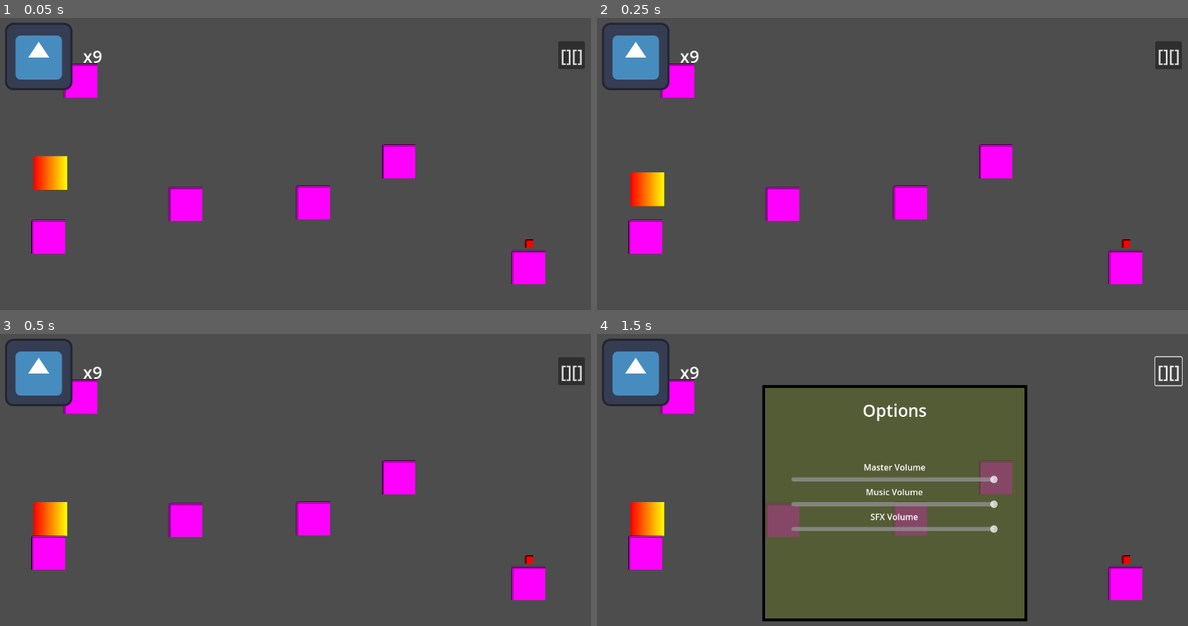
Above: before the commit, frames 1-4 (two rows, left to right).
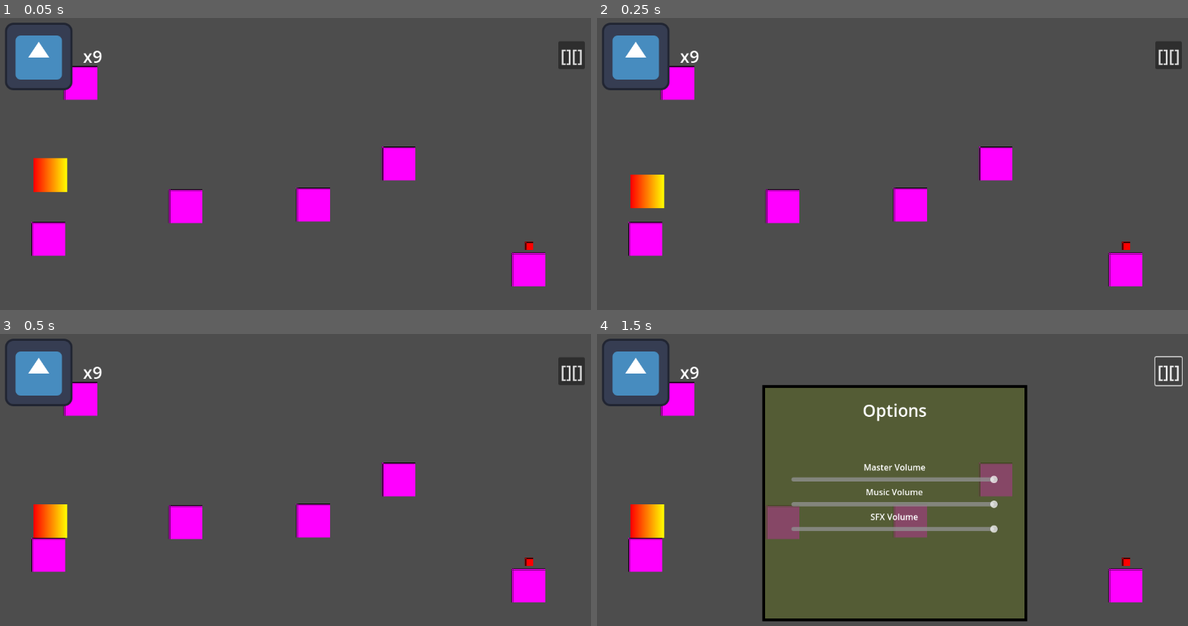
Above: after the commit, the same moments.

Repository: tiffit/SlimeLives
Game: Godot game, scene res://game_main.tscn
Two runs of this game, one before a commit and one after it. Both use one fixed random seed, a clock stepped at 60 frames per second and the inputs below. The engine's default icon, where the game draws it, is replaced by a stand-in: a white triangle on a blue panel in a dark square.
Inputs:
- Up to frame 1 (0.05 s): no input
- Up to frame 2 (0.25 s): no input
- Up to frame 3 (0.5 s): no input
- Up to frame 4 (1.5 s): click "[][]" at 0.5 s; tap Enter at 1.25 s; hold D (move_right) from 1.28 s (still down)

The runs differ from the first frame. In frame 1, 0.9% of the frame differs, in the area x 5-93%, y 15-92%; in frame 2, 0.9%; in frame 3, 0.8%; in frame 4, 0.6%.

Commit message:
Added going to the next level and camera movement

Diff:
--- a/entities/end_point.gd
+++ b/entities/end_point.gd
@@ -1,6 +1,12 @@
 class_name EndPoint extends Entity
+
+
+var game_main: GameMain
+
+func _ready() -> void:
+	game_main = get_node("/root/GameMain")
 
 
 func _on_player_entered(body: Node2D) -> void:
 	if body is Character:
-		print("win")
+		game_main.load_next_level()
--- a/game_main.gd
+++ b/game_main.gd
@@ -1 +1,24 @@
-extends Node2D
+class_name GameMain extends Node2D
+
+@export var levels: Array[PackedScene] = []
+# If set, the level loaded will always be this level
+@export var force_level: PackedScene = null
+
+var level_index: int = -1
+var current_level: Level = null
+
+func _ready() -> void:
+	load_next_level()
+
+func load_next_level():
+	if current_level:
+		current_level.queue_free()
+	level_index += 1
+
+	if level_index >= levels.size():
+		level_index = 0
+
+	var next_level_scene: PackedScene = force_level if force_level else levels[level_index]
+	current_level = next_level_scene.instantiate()
+	current_level.name = "Level"
+	add_child(current_level)
--- a/game_main.tscn
+++ b/game_main.tscn
@@ -1,14 +1,14 @@
-[gd_scene load_steps=5 format=3 uid="uid://m7gbndc4ljw5"]
+[gd_scene load_steps=6 format=3 uid="uid://m7gbndc4ljw5"]
 
 [ext_resource type="Script" uid="uid://dk4jl6v1yleau" path="res://game_main.gd" id="1_lbacn"]
 [ext_resource type="PackedScene" uid="uid://cogtyy15mq15c" path="res://level/instances/level_test.tscn" id="1_r2uep"]
 [ext_resource type="PackedScene" path="res://ui.tscn" id="2_tjf8n"]
 [ext_resource type="PackedScene" path="res://options_menu.tscn" id="3_3ticj"]
+[ext_resource type="PackedScene" uid="uid://vifd5y7ef55p" path="res://level/instances/level_test_big.tscn" id="3_hyuye"]
 
 [node name="GameMain" type="Node2D"]
 script = ExtResource("1_lbacn")
-
-[node name="Level" parent="." instance=ExtResource("1_r2uep")]
+levels = Array[PackedScene]([ExtResource("1_r2uep"), ExtResource("3_hyuye")])
 
 [node name="GameUI" type="CanvasLayer" parent="."]
 
--- /dev/null
+++ b/level/instances/level_test_big.tscn
@@ -0,0 +1,42 @@
+[gd_scene load_steps=5 format=3 uid="uid://vifd5y7ef55p"]
+
+[ext_resource type="PackedScene" uid="uid://cgm53ymxlq3vc" path="res://level/level.tscn" id="1_dtyoc"]
+[ext_resource type="PackedScene" uid="uid://d36mkbo8wp7b6" path="res://entities/spawn_point.tscn" id="2_aenlh"]
+[ext_resource type="PackedScene" uid="uid://voxgl40mko7a" path="res://platforms/platform.tscn" id="3_dpoah"]
+[ext_resource type="PackedScene" uid="uid://ew2thp3ltsmj" path="res://entities/end_point.tscn" id="4_jcic4"]
+
+[node name="LevelTest" instance=ExtResource("1_dtyoc")]
+level_width = 150
+
+[node name="SpawnPoint" parent="." index="1" instance=ExtResource("2_aenlh")]
+position = Vector2(107, 295)
+
+[node name="Platform" parent="." index="2" instance=ExtResource("3_dpoah")]
+position = Vector2(103, 418)
+
+[node name="Platform2" parent="." index="3" instance=ExtResource("3_dpoah")]
+position = Vector2(363, 356)
+
+[node name="Platform3" parent="." index="4" instance=ExtResource("3_dpoah")]
+position = Vector2(164, 122)
+
+[node name="Platform4" parent="." index="5" instance=ExtResource("3_dpoah")]
+position = Vector2(605, 353)
+
+[node name="Platform5" parent="." index="6" instance=ExtResource("3_dpoah")]
+position = Vector2(767, 275)
+
+[node name="Platform6" parent="." index="7" instance=ExtResource("3_dpoah")]
+position = Vector2(1013, 476)
+
+[node name="EndPoint" parent="." index="8" instance=ExtResource("4_jcic4")]
+position = Vector2(2026, 346)
+
+[node name="Platform7" parent="." index="9" instance=ExtResource("3_dpoah")]
+position = Vector2(1753, 412)
+
+[node name="Platform8" parent="." index="10" instance=ExtResource("3_dpoah")]
+position = Vector2(1494, 452)
+
+[node name="Platform9" parent="." index="11" instance=ExtResource("3_dpoah")]
+position = Vector2(1230, 478)
--- a/level/level.gd
+++ b/level/level.gd
@@ -4,11 +4,13 @@
 @export var level_height: int = 40
 const tile_size: int = 16
 
+var camera: Camera2D
 var character: Character = null
 var level_bounds: Rect2 = Rect2()
 
 func _ready() -> void:
 	level_bounds = Rect2(0, 0, level_width*tile_size, level_height*tile_size)
+	camera = get_node("Camera2D")
 	respawn_character()
 
 func _process(delta: float) -> void:
@@ -16,6 +18,19 @@
 		if character.position.y > level_bounds.end.y + tile_size*2:
 			character.kill(Character.KillReason.BOUNDS)
 			respawn_character()
+
+	# Camera movement
+	if camera:
+		var viewport: Rect2 = camera.get_viewport_rect()
+		if character:
+			if viewport.size.y >= level_bounds.size.y:
+				camera.position.y = level_bounds.size.y / 2
+			if viewport.size.x >= level_bounds.size.x:
+				camera.position.x = level_bounds.size.x / 2
+			else:
+				camera.position.x = character.position.x
+				if (camera.position.x - viewport.size.x/2) < level_bounds.position.x:
+					camera.position.x = level_bounds.position.x + viewport.size.x/2
 
 	if Engine.is_editor_hint():
 		queue_redraw()
--- a/level/level.tscn
+++ b/level/level.tscn
@@ -6,3 +6,5 @@
 script = ExtResource("1_qohg2")
 
 [node name="TileMapLayer" type="TileMapLayer" parent="."]
+
+[node name="Camera2D" type="Camera2D" parent="."]
